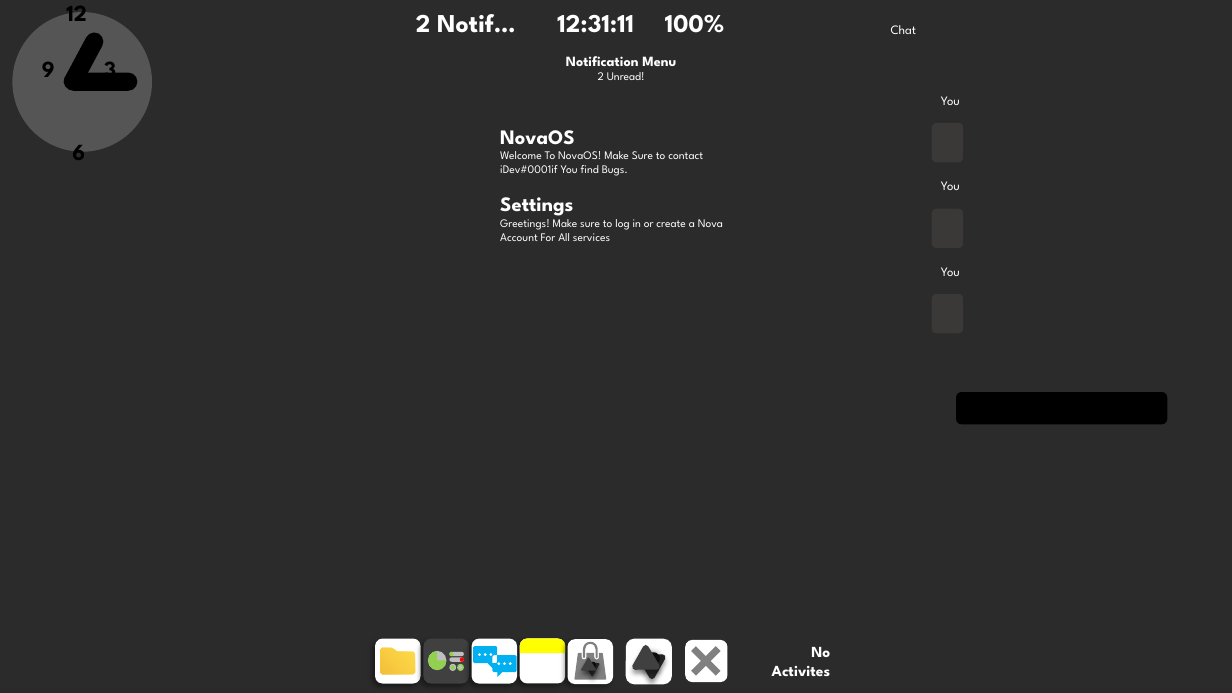
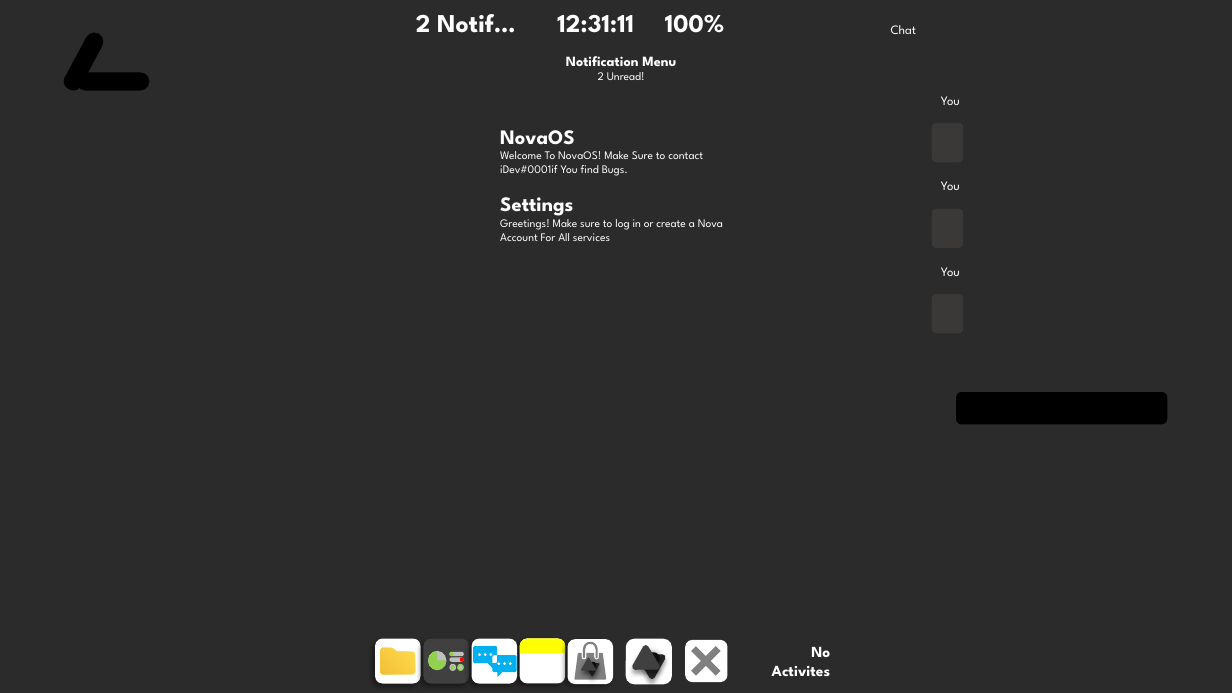
Before and after one commit to sudo-dani/PolygonOS, a slide deck: slide 8 of downloads/NOVAOS1.0.pptm. Drawn at 1232x693 pixels with LibreOffice and Linux fonts; fonts in the diff are those of the drawing; background and template pictures are left out; a plain dark background stands for a picture behind light text. Boxes give left, top, right and bottom in pixels: in the first picture for what was removed or moved away, otherwise in the second. Text is boxed around its words. In the diff, an @@ line names an element or a change of style, - is before the commit and + after.

```diff
--- a/downloads/NOVAOS1.0.pptm
+++ b/downloads/NOVAOS1.0.pptm
@@ ellipse removed at <box>12,11,152,151</box> @@
@@ ellipse removed at <box>12,12,152,152</box> @@
-12
-9 3
-6
@@ ellipse: place and size @@
-ellipse at <box>65,73,83,91</box>
+ellipse at <box>77,72,95,91</box>
@@ round same rect: place and size @@
-round same rect at <box>73,73,137,91</box>
+round same rect at <box>85,73,149,91</box>
```
Also in this commit, not shown: 1 other file.
